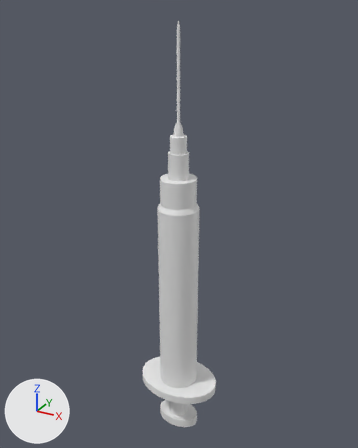
Two versions of the Blender file Assets/Blender stuff/needle.blend, one commit apart.
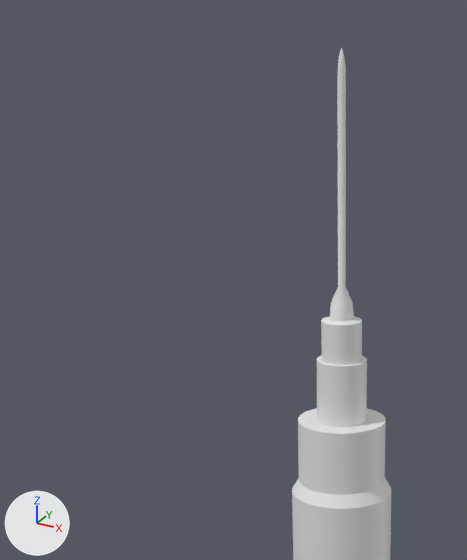
There are two pictures of each version: one whole from a 50 mm camera at (0.047, -0.0853, 0.0515) aimed at (-0.0011, 0.0022, 0.0078), one close up on the part from 9% to 65% of the width and 0% to 53% of the height. The axes (+X, +Y, +Z) are drawn at lower left. The lights are the same throughout.

In view in the first close-up: 'Needle'.
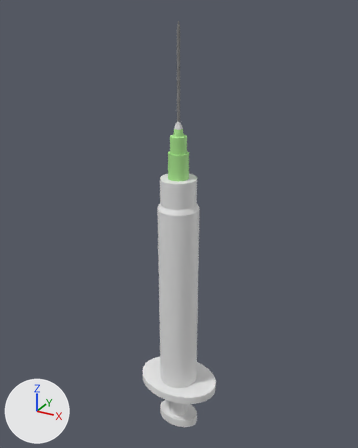
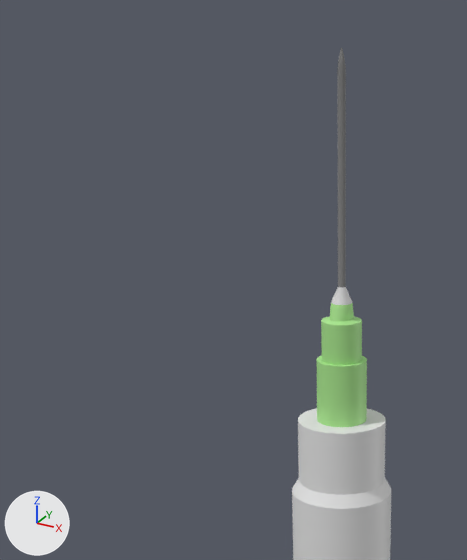
The newer file is also turned or shifted as a whole; pictures and numbers use the older file's frame.

Location of each change, (x1, y1, x2, y2) in pixels of the close-ups (467 x 560 px):
```json
{"part": 1, "of": "me_cylinder", "change": "recoloured", "before": [337, 48, 346, 287], "after": [337, 48, 346, 287]}
{"part": 2, "of": "me_cylinder", "change": "recoloured", "before": [316, 303, 367, 427], "after": [316, 303, 367, 427], "on screen": "grey to green"}
```

Edits to the scene script, one JSON object a line:
```json
{"op": "add", "block": "mat_needle_plastic_material", "code": ["mat_needle_plastic_material = principled_material('Needle Plastic Material')", "mat_needle_plastic_material.base_color = (0.8, 0.8, 0.8)  # white #e7e7e7"]}
{"op": "add", "block": "mat_needle_cap_material", "code": ["mat_needle_cap_material = principled_material('Needle Cap Material')", "mat_needle_cap_material.base_color = (0.403, 0.8, 0.274)  # green #aae78f"]}
{"op": "add", "block": "mat_needle_metal_material", "code": ["mat_needle_metal_material = principled_material('Needle Metal Material')", "mat_needle_metal_material.base_color = (0.203, 0.203, 0.203)  # grey #7c7c7c"]}
{"block": "me_cylinder", "where": "me_cylinder.from_pydata(...)  # 736 vertices, 705 faces; spans x -0.0096..0.0096, y -0.0069..0.0069, z -0.045..0.0491"}
{"block": "me_cylinder", "where": "# used by ob_needle; location = (0.0, 0.0, 0.0)"}
{"block": "me_cylinder", "change": "me_cylinder part 1: all 128 faces centred in x -0.0003..0.0003, y -0.0003..0.0003, z 0.0392..0.049 switch from no material to mat_needle_metal_material (grey #7c7c7c)"}
{"block": "me_cylinder", "change": "me_cylinder part 2: all 160 faces centred in x -0.0021..0.0021, y -0.0021..0.0021, z 0.0219..0.0288 switch from no material to mat_needle_cap_material (green #aae78f)"}
{"op": "add", "block": "me_cylinder", "code": "me_cylinder.materials.append(mat_needle_plastic_material)  # white #e7e7e7"}
```
